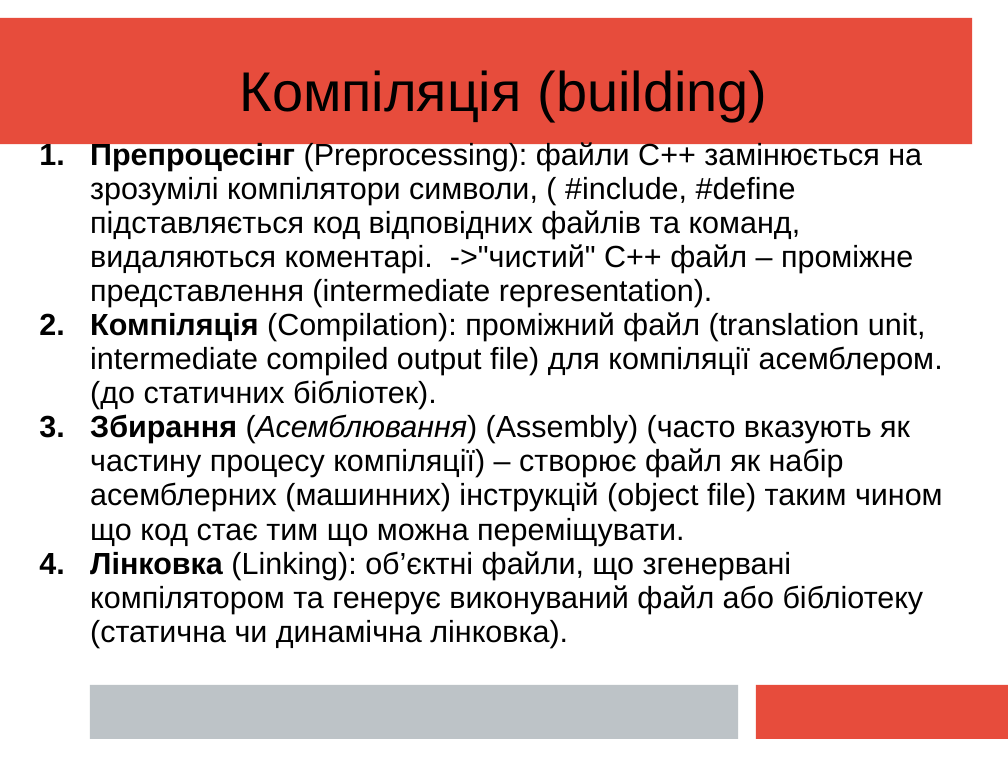
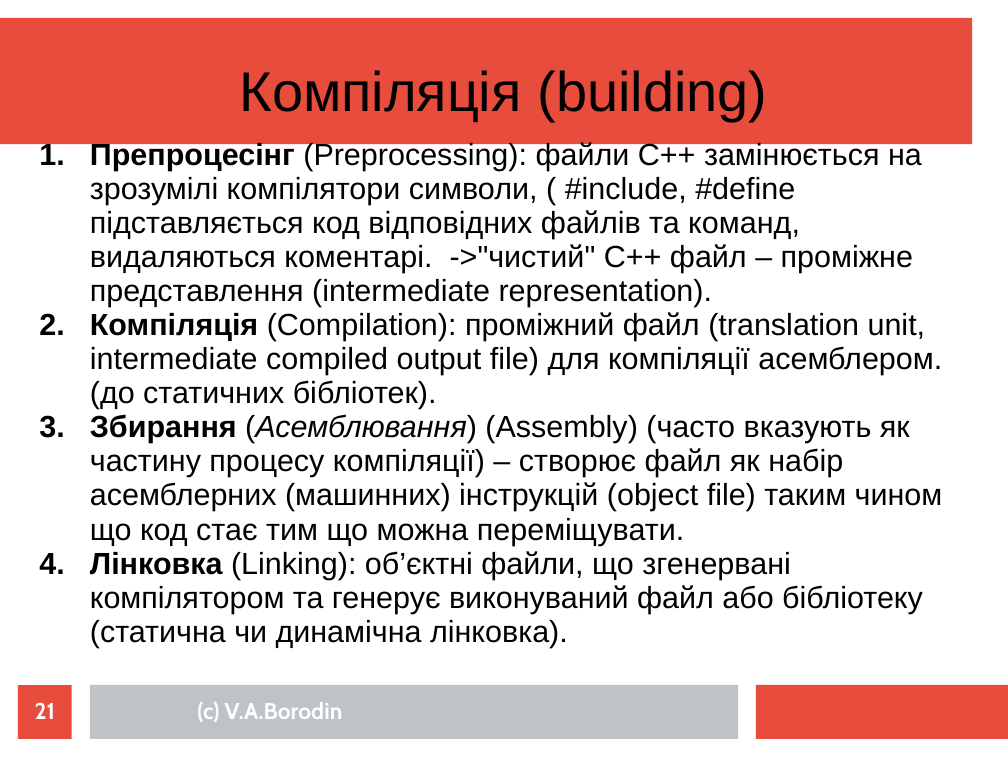
Before and after one commit to mecchmatProjects/CppCourse, a slide deck: slide 21 of Lect1/CppTutorUkr0.ppt (slide 20 before the commit). Drawn at 1008x757 pixels with LibreOffice and Linux fonts; fonts in the diff are those of the drawing. Boxes give left, top, right and bottom in pixels: in the first picture for what was removed or moved away, otherwise in the second. Text is boxed around its words. In the diff, an @@ line names an element or a change of style, - is before the commit and + after.

```diff
--- a/Lect1/CppTutorUkr0.ppt
+++ b/Lect1/CppTutorUkr0.ppt
@@ text "Препроцесінг (Preprocessing): файли C++ замінюється ..." at bbox=[90, 141, 943, 648]: indent changed @@
@@ page number added at bbox=[18, 684, 72, 738], fill #E74C3C, 18 pt, text #FFFFFF, bold @@
+21
@@ text added at bbox=[197, 702, 343, 722], 18 pt, text #FFFFFF, bold @@
+(c) V.A.Borodin
```
Also in this commit, not shown: 30 other slides changed, 6 slides added, 1 slide removed, 1 other file.
